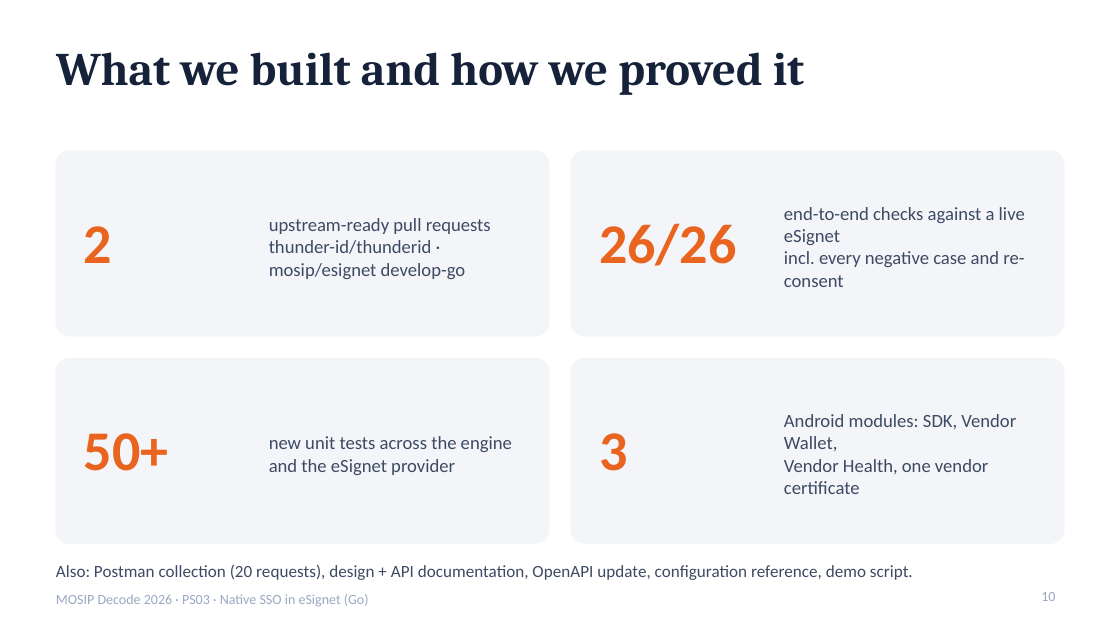
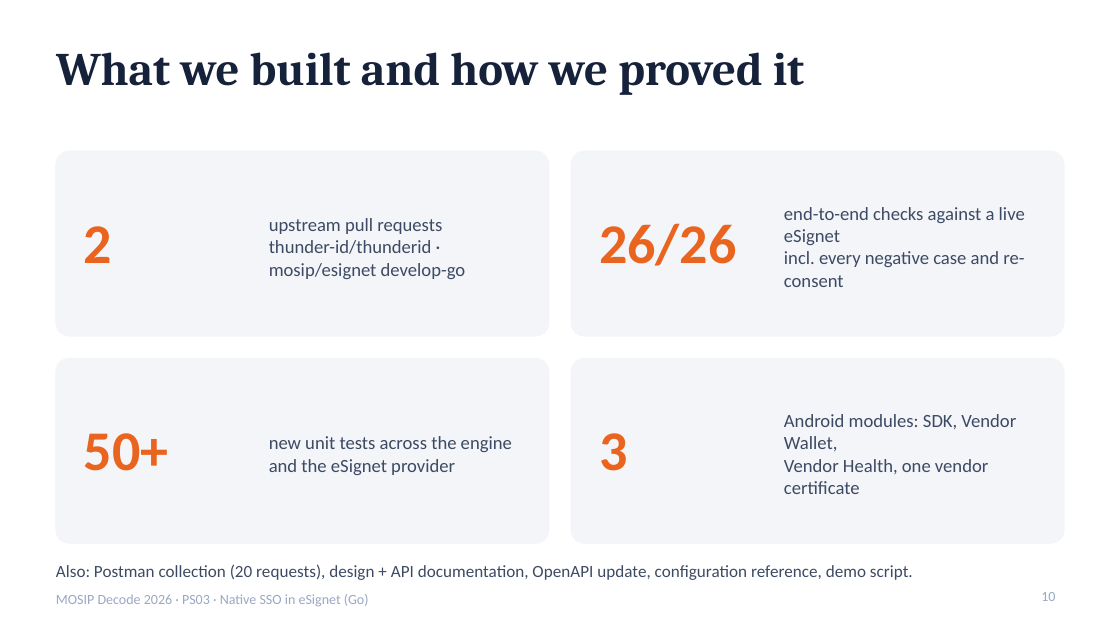
Before and after one commit to DevAnuragT/mosip-decode-2026-native-sso, a slide deck: slide 10 of docs/pitch-deck.pptx. Drawn at 1120x630 pixels with LibreOffice and Linux fonts; fonts in the diff are those of the drawing. Boxes give left, top, right and bottom in pixels: in the first picture for what was removed or moved away, otherwise in the second. Text is boxed around its words. In the diff, an @@ line names an element or a change of style, - is before the commit and + after.

```diff
--- a/docs/pitch-deck.pptx
+++ b/docs/pitch-deck.pptx
@@ text at (269,218,442,234): text changed @@
-upstream-ready pull requests
+upstream pull requests
```
Also in this commit, not shown: 3 other slides changed, 17 other files.
